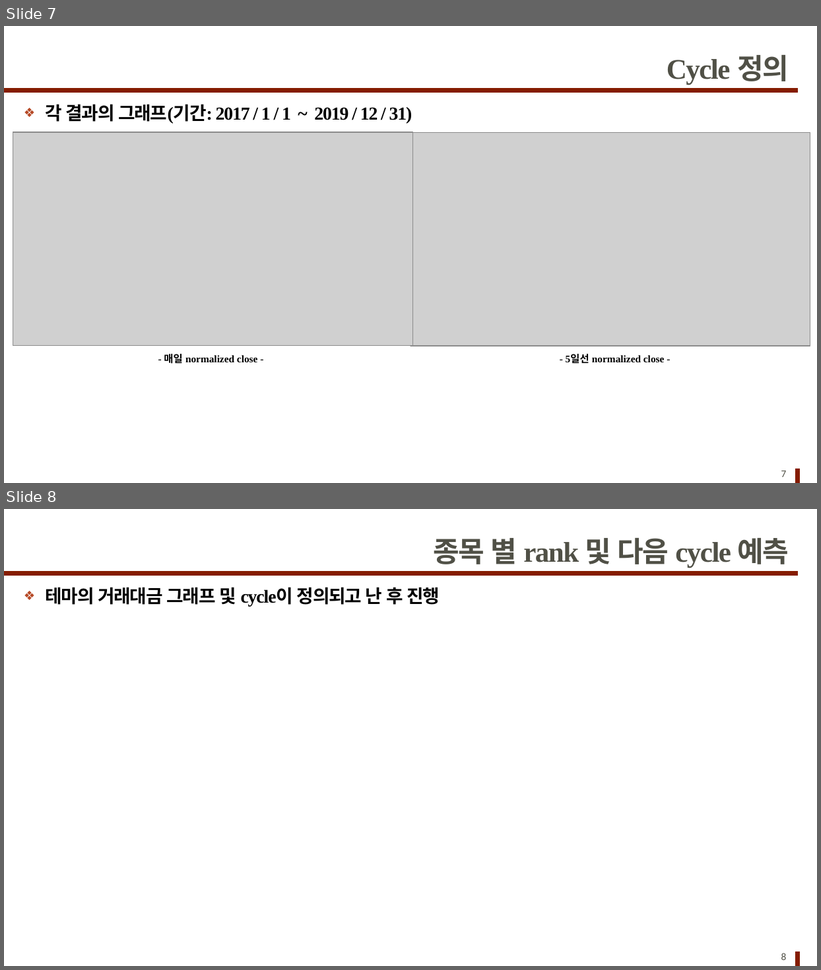
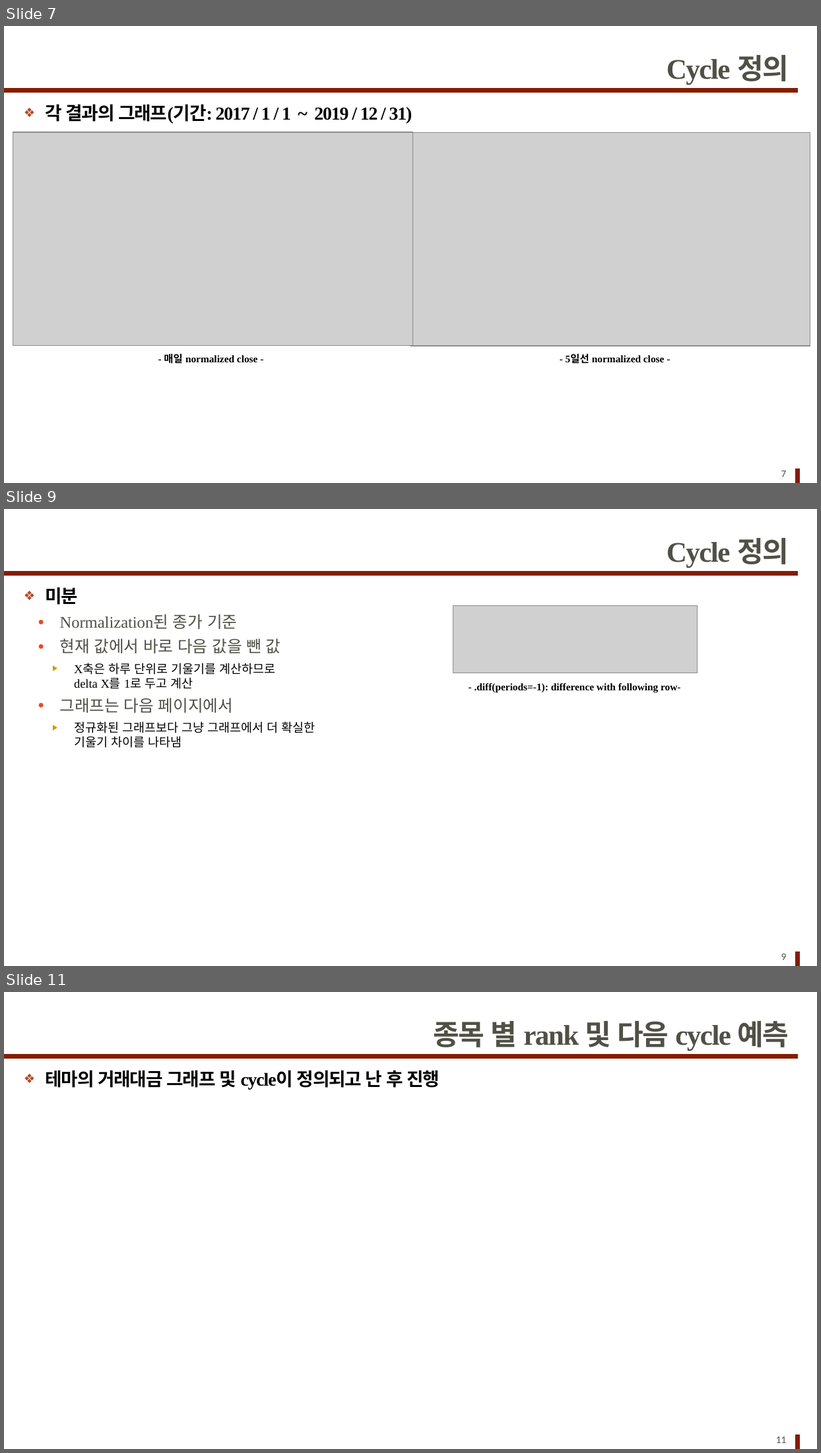
Before and after one commit to pathofexile7777/stock_cycle_prediction, a slide deck: 현황.pptx. Shown one above the other, each under a label of ours: slides 7 and 8 before the commit, slides 7, 9 and 11 after it; the slides between them are not shown. The pictures are 821x970 and 821x1453 pixels, drawn with LibreOffice and Linux fonts; fonts in the diff are those of the drawing; grey boxes stand for pictures. Boxes give left, top, right and bottom in pixels: in the first picture for what was removed or moved away, otherwise in the second. Text is boxed around its words. In the diff, an @@ line names an element or a change of style, - is before the commit and + after.

Commit message:
엑셀파일 및 미분그래프 추가

```diff
--- a/현황.pptx
+++ b/현황.pptx
@@ slide 9 added at box(4, 509, 817, 966), background #FFFFFF; not listed: 2 template elements that a slide beside it also shows @@
@@ title added at box(667, 538, 789, 568), 28 pt, text #505046, bold @@
+Cycle 정의
@@ text added at box(45, 587, 316, 748), 12 pt, text #000000 @@
+❖ 미분
+  ● Normalization된 종가 기준
+  ● 현재 값에서 바로 다음 값을 뺀 값
+    ▶ X축은 하루 단위로 기울기를 계산하므로
+      delta X를 1로 두고 계산
+  ● 그래프는 다음 페이지에서
+    ▶ 정규화된 그래프보다 그냥 그래프에서 더 확실한
+      기울기 차이를 나타냄
@@ picture added at box(453, 605, 697, 673) @@
@@ text added at box(475, 683, 680, 692), 10 pt, text #000000, bold @@
+- .diff(periods=-1): difference with following row-
@@ page number added at box(781, 954, 787, 960), 10 pt, text #505046 @@
+9
@@ what was slide 8 is now slide 11 @@
@@ page number at box(776, 1437, 787, 1443): text changed @@
-8
+11
```
Also in this commit, not shown: 2 other slides added, 13 other files.
